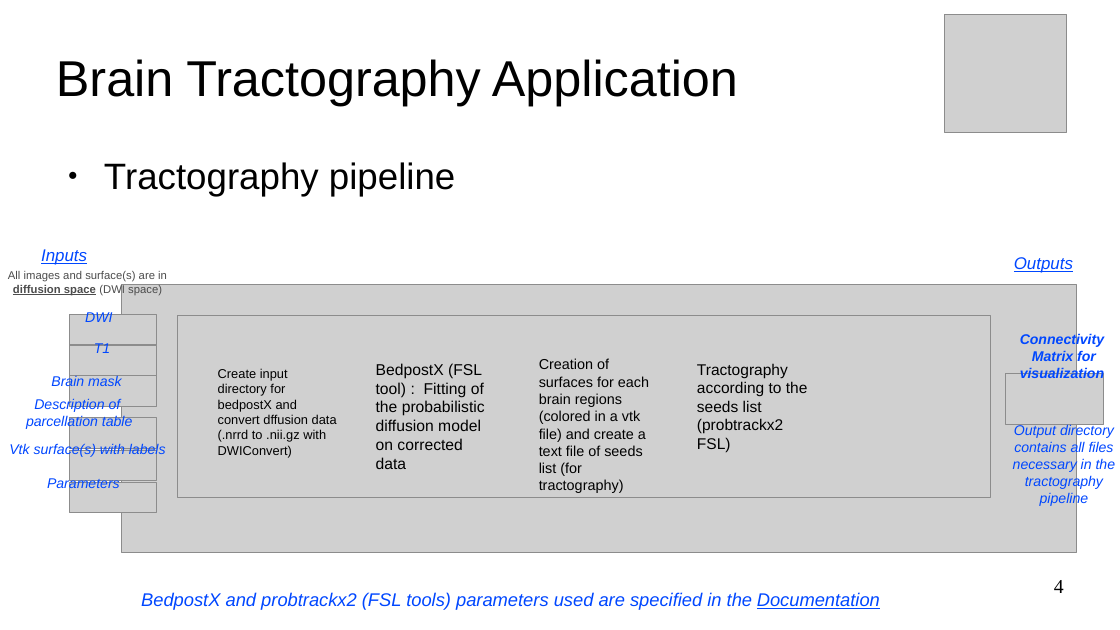
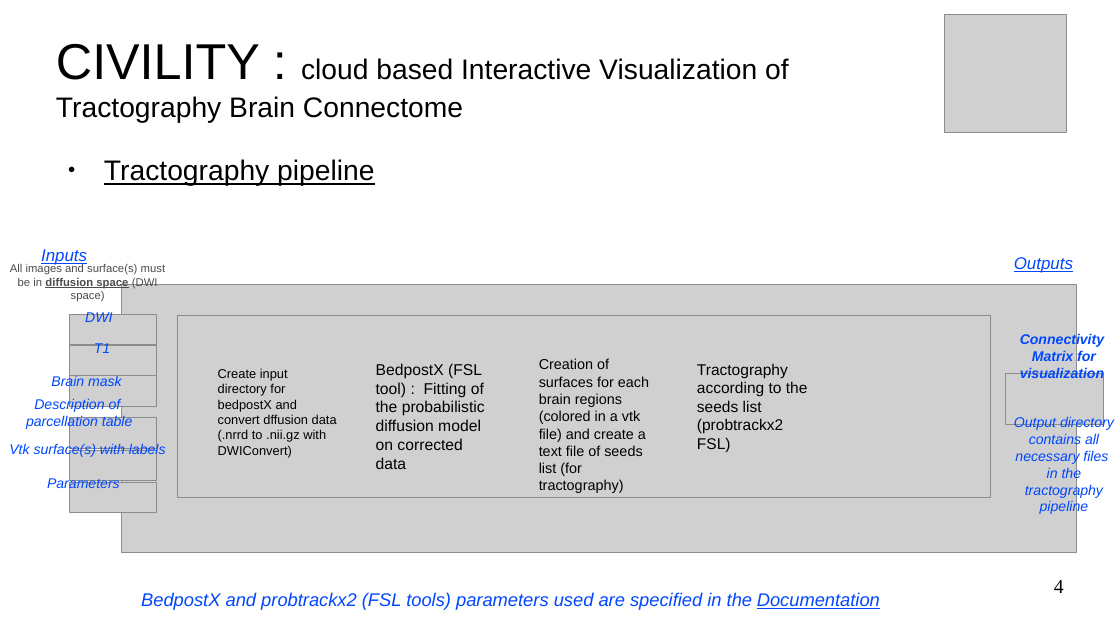
Before and after one commit to NIRALUser/CIVILITY, a slide deck: slide 4 of Documentation/tutoBrainTractographyApp.odp. Drawn at 1120x630 pixels with LibreOffice and Linux fonts; fonts in the diff are those of the drawing; grey boxes stand for pictures; background and template pictures are left out. Boxes give left, top, right and bottom in pixels: in the first picture for what was removed or moved away, otherwise in the second. Text is boxed around its words. In the diff, an @@ line names an element or a change of style, - is before the commit and + after.

```diff
--- a/Documentation/tutoBrainTractographyApp.odp
+++ b/Documentation/tutoBrainTractographyApp.odp
@@ title at box(56, 44, 789, 123): text changed; size 35.7 to 20 pt @@
-Brain Tractography Application
+CIVILITY : cloud based Interactive Visualization of Tractography Brain Connectome
@@ text "Tractography pipeline" at box(104, 159, 374, 186): size 26 to 20 pt, underline on @@
@@ text at box(10, 264, 166, 302): text changed @@
-All images and surface(s) are in diffusion space (DWI space)
+All images and surface(s) must be in diffusion space (DWI space)
@@ text at box(1014, 415, 1114, 515): text changed @@
-Output directory contains all files necessary in the tractography pipeline
+Output directory contains all necessary files in the tractography pipeline
```
Also in this commit, not shown: 12 other slides changed, 8 slides added, 2 slides removed, 1 other file.
